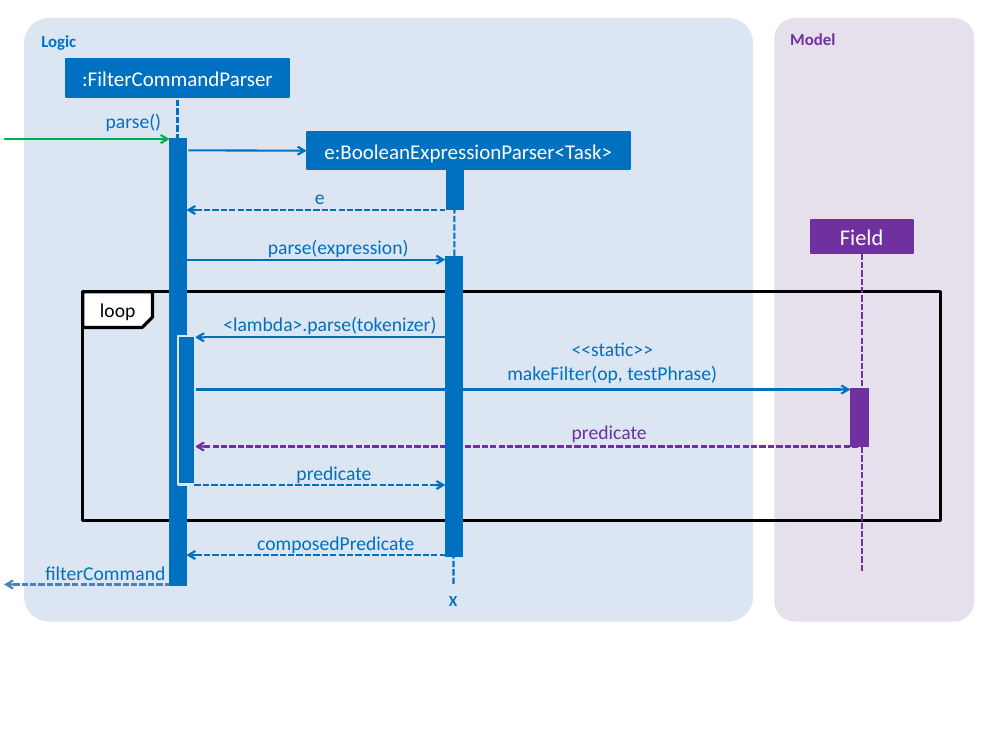
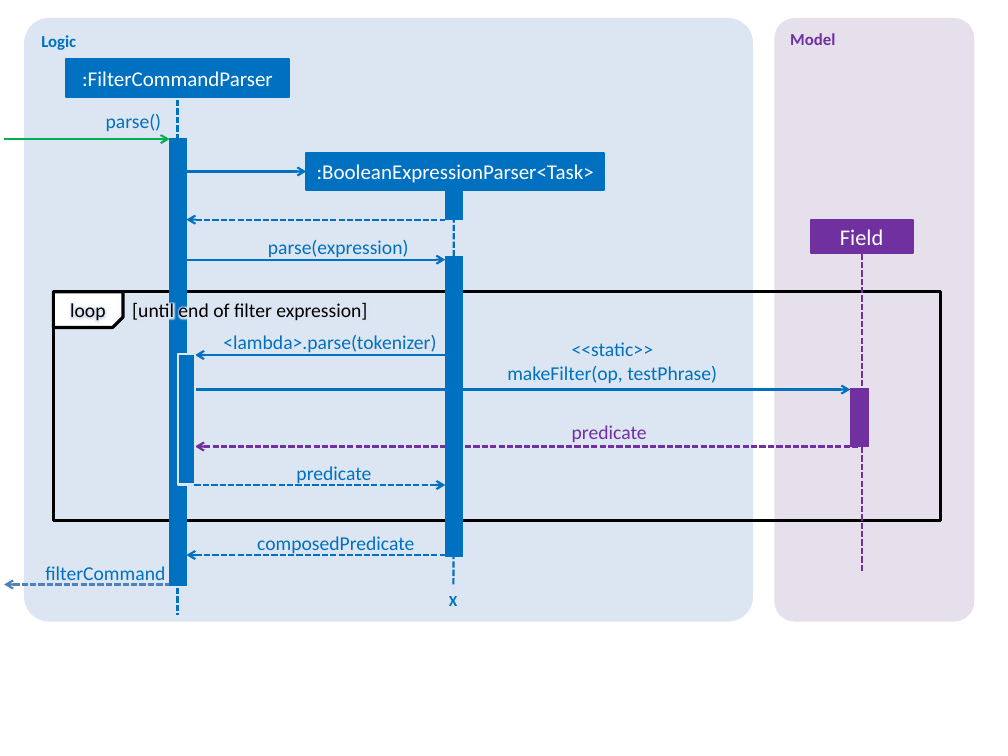
Before and after one commit to sijie123/CS2103-DeadlineManager, a slide deck: slide 1 of docs/diagrams/FilterOperationSequenceDiagram.pptx. Drawn at 1008x756 pixels with LibreOffice and Linux fonts; fonts in the diff are those of the drawing. Boxes give left, top, right and bottom in pixels: in the first picture for what was removed or moved away, otherwise in the second. Text is boxed around its words. In the diff, an @@ line names an element or a change of style, - is before the commit and + after.

```diff
--- a/docs/diagrams/FilterOperationSequenceDiagram.pptx
+++ b/docs/diagrams/FilterOperationSequenceDiagram.pptx
@@ line moved from (177, 100) - (177, 484) to (177, 100) - (177, 615) @@
@@ arrow moved from (188, 150) - (306, 151) to (187, 171) - (306, 171) @@
@@ rectangle ":BooleanExpressionParser<Task>": place and size @@
-rectangle ":BooleanExpressionParser<Task>" at <box>306,132,630,169</box>
+rectangle ":BooleanExpressionParser<Task>" at <box>306,153,605,191</box>
@@ text in rectangle at <box>317,164,594,183</box>: text changed @@
-e:BooleanExpressionParser<Task>
+:BooleanExpressionParser<Task>
@@ text removed at <box>315,194,325,210</box> @@
-e
@@ rectangle: place and size @@
-rectangle at <box>447,168,464,210</box>
+rectangle at <box>446,192,463,220</box>
@@ line moved from (455, 173) - (454, 586) to (454, 192) - (454, 586) @@
@@ arrow moved from (186, 210) - (446, 210) to (186, 220) - (446, 220) @@
@@ rectangle: place and size @@
-rectangle at <box>83,292,940,521</box>
+rectangle at <box>53,292,940,521</box>
@@ snip rect: place and size @@
-snip rect at <box>83,292,152,328</box>
+snip rect at <box>53,291,123,327</box>
@@ text at <box>70,301,367,323</box>: text changed @@
-loop
+loop [until end of filter expression]
@@ rectangle: place and size @@
-rectangle at <box>178,336,196,485</box>
+rectangle at <box>178,354,196,484</box>
@@ arrow moved from (196, 338) - (446, 338) to (196, 355) - (446, 355) @@
@@ text "<lambda>.parse(tokenizer)": place and size @@
-text "<lambda>.parse(tokenizer)" at <box>223,317,436,337</box>
+text "<lambda>.parse(tokenizer)" at <box>223,335,436,355</box>
```
Also in this commit, not shown: 1 slide added, 5 other files.
